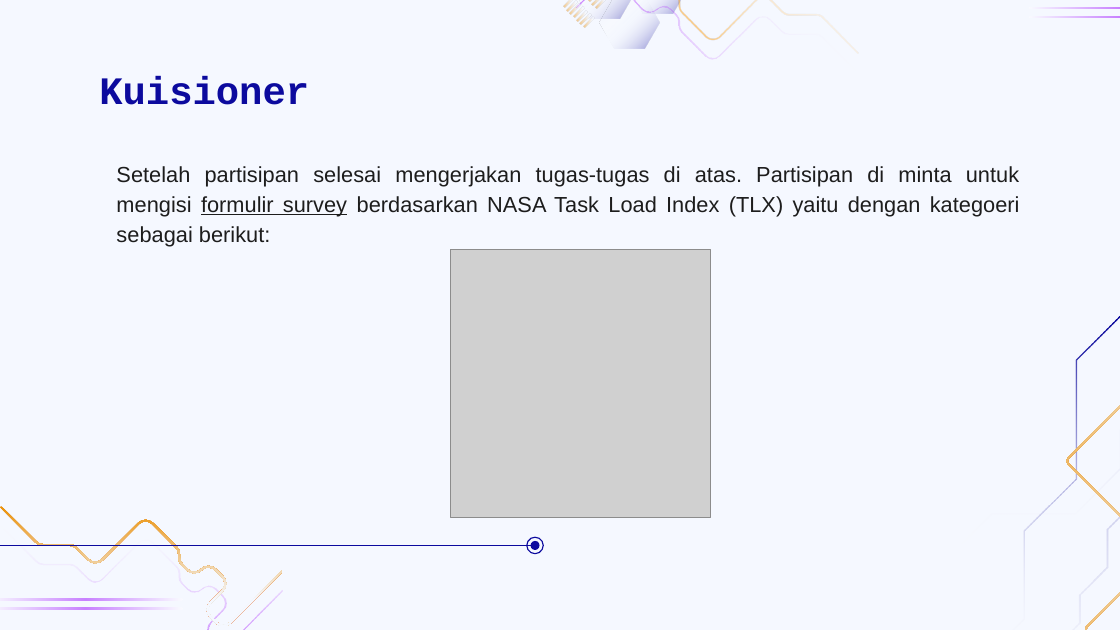
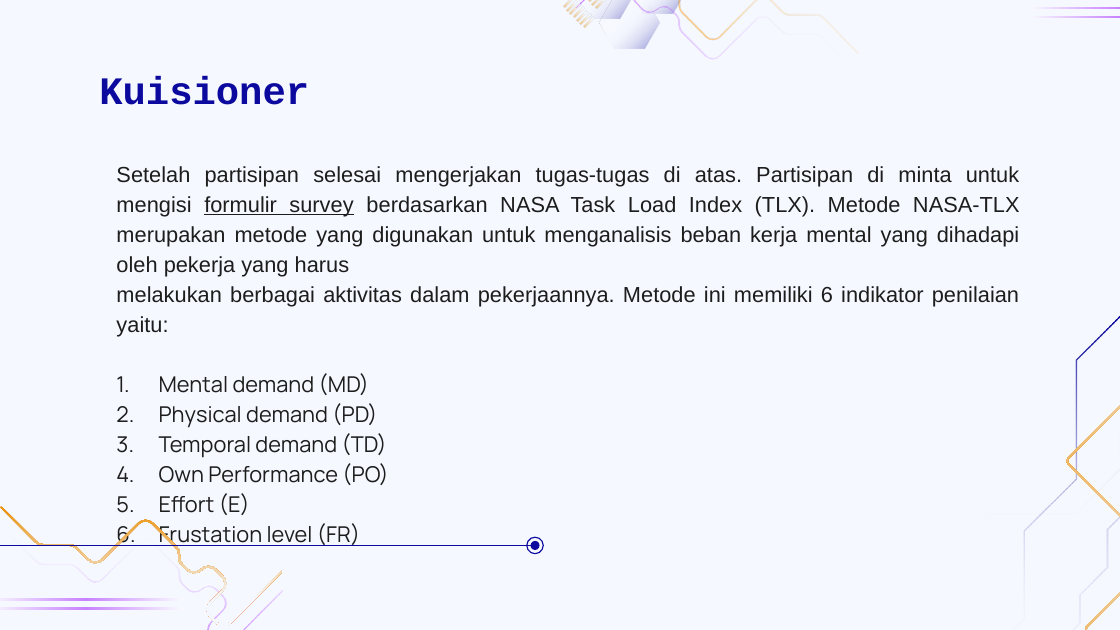
Before and after one commit to tdimk2023p/final-project-nrahmatd, a slide deck: slide 11 of Power Point/Low Code Platform for Improve Human Interaction.pptx (slide 12 before the commit). Drawn at 1120x630 pixels with LibreOffice and Linux fonts; fonts in the diff are those of the drawing; grey boxes stand for pictures; background and template pictures are left out. Boxes give left, top, right and bottom in pixels: in the first picture for what was removed or moved away, otherwise in the second. Text is boxed around its words. In the diff, an @@ line names an element or a change of style, - is before the commit and + after.

```diff
--- a/Power Point/Low Code Platform for Improve Human Interaction.pptx
+++ b/Power Point/Low Code Platform for Improve Human Interaction.pptx
@@ subtitle at (116, 166, 1020, 548): text changed @@
-Setelah partisipan selesai mengerjakan tugas-tugas di atas. Partisipan di minta untuk mengisi formulir survey berdasarkan NASA Task Load Index (TLX) yaitu dengan kategoeri sebagai berikut:
+Setelah partisipan selesai mengerjakan tugas-tugas di atas. Partisipan di minta untuk mengisi formulir survey berdasarkan NASA Task Load Index (TLX). Metode NASA-TLX merupakan metode yang digunakan untuk menganalisis beban kerja mental yang dihadapi oleh pekerja yang harus
+melakukan berbagai aktivitas dalam pekerjaannya. Metode ini memiliki 6 indikator penilaian yaitu:
+1. Mental demand (MD)
+2. Physical demand (PD)
+3. Temporal demand (TD)
+4. Own Performance (PO)
+5. Effort (E)
+6. Frustation level (FR)
@@ picture removed at (450, 250, 710, 519) @@
```
Also in this commit, not shown: 7 other slides changed, 5 slides added, 2 slides removed, 4 other files.
